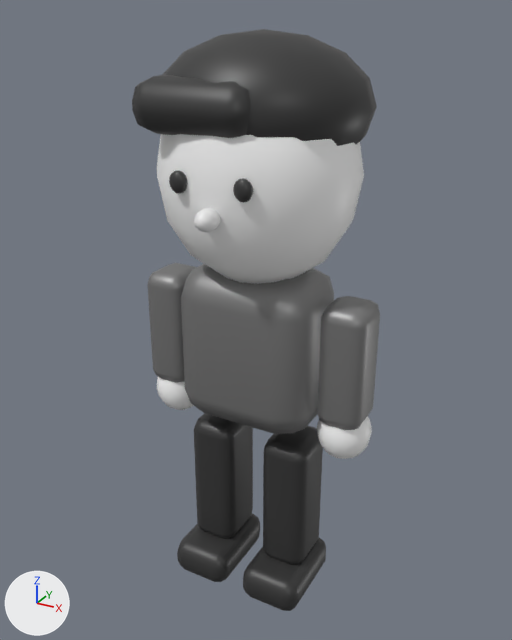
Before and after pictures for a commit that changed the Blender file models/city/boy.blend.
Rendered twice from a 50 mm lens placed at (0.798, -1.461, 1.592), pointed at (-0.012, 0.011, 0.856). Arrows for +X, +Y and +Z are at lower left; the lights stay in place. The first picture is the older version.

The first picture shows 'Hair', 'Hair fringe', 'Hand', 'Hand.001', 'Head', 'Jacket', 'Left shoe', 'LeftArm mesh', 'LeftLeg mesh', 'Nose', 'Right shoe', 'RightArm mesh', 'RightLeg mesh' and 2 more.
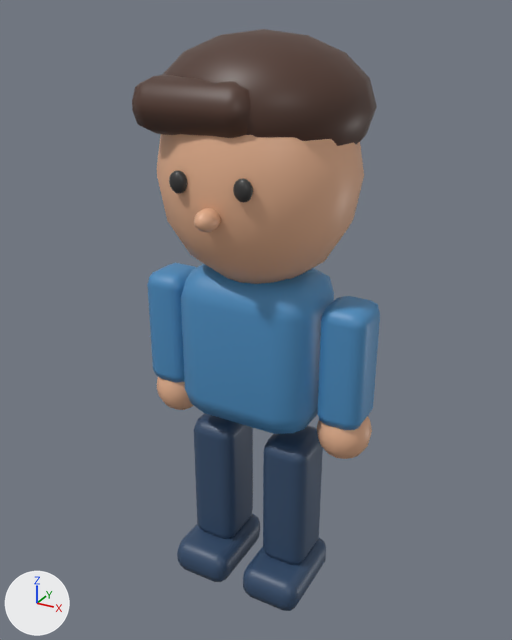
Where the change shows, as pixel boxes (x1, y1, x2, y2) in the pictures (512 x 640 px):
'Jacket', recoloured (grey to blue)
    both: (181, 264, 334, 434)
'RightLeg mesh', recoloured (dark grey to dark blue)
    both: (263, 425, 323, 565)
'RightArm mesh', recoloured (grey to blue)
    both: (317, 296, 380, 430)
'LeftLeg mesh', recoloured (dark grey to dark blue)
    both: (194, 413, 253, 539)
'LeftArm mesh', recoloured (grey to blue)
    both: (148, 263, 197, 383)
'Right shoe', recoloured (dark grey to dark blue)
    both: (243, 538, 326, 611)
'Left shoe', recoloured (dark grey to dark blue)
    both: (177, 513, 260, 582)
part 1 of me_sphere_013, recoloured (white to beige)
    both: (157, 134, 364, 284)
part 2 of me_sphere_014, recoloured (dark grey to brown)
    both: (162, 29, 371, 146)
part 3 of me_sphere_017, recoloured (white to beige)
    both: (194, 208, 221, 232)
part 4 of me_sphere_018, recoloured (white to beige)
    both: (157, 377, 194, 410)
part 5 of me_sphere_019, recoloured (white to beige)
    both: (317, 416, 372, 459)

Patch to the scene script:
```diff
--- a/models/city/boy.blend.py
+++ b/models/city/boy.blend.py
@@ mat_peach_skin @@
+mat_peach_skin = principled_material('Peach skin')
+mat_peach_skin.base_color = (0.799, 0.445, 0.275)  # beige #e7b28f
+mat_peach_skin.roughness = 0.45
@@ mat_chestnut_hair @@
+mat_chestnut_hair = principled_material('Chestnut hair')
+mat_chestnut_hair.base_color = (0.0823, 0.0369, 0.0242)  # brown #51362b
+mat_chestnut_hair.roughness = 0.45
@@ me_sphere_013 @@
 me_sphere_013.from_pydata(...)  # 114 vertices, 128 faces; spans x -1.0..1.0, y -1.0..1.0, z -1.0..1.0
 # used by ob_head; location = (0.0, 0.0, 1.24); scale = (0.25, 0.22, 0.27)
+# me_sphere_013 part 1: 128 faces spanning x -1.0..1.0, y -1.0..1.0, z -1.0..1.0 switch from mat_porcelain (white #fafafa) to mat_peach_skin (beige #e7b28f)
@@ me_sphere_014 @@
 me_sphere_014.from_pydata(...)  # 114 vertices, 128 faces; spans x -1.0..1.0, y -1.0..1.0, z -1.0..1.0
 # used by ob_hair; location = (0.0, 0.025, 1.39); scale = (0.26, 0.23, 0.16)
+# me_sphere_014 part 2: 128 faces spanning x -1.0..1.0, y -1.0..1.0, z -1.0..1.0 switch from mat_ink (dark grey #353535) to mat_chestnut_hair (brown #51362b)
@@ me_sphere_017 @@
 me_sphere_017.from_pydata(...)  # 114 vertices, 128 faces; spans x -1.0..1.0, y -1.0..1.0, z -1.0..1.0
 # used by ob_nose; location = (0.0, -0.225, 1.18); scale = (0.026, 0.035, 0.025)
+# me_sphere_017 part 3: 128 faces spanning x -1.0..1.0, y -1.0..1.0, z -1.0..1.0 switch from mat_chalk (white #efefef) to mat_peach_skin (beige #e7b28f)
@@ me_cube_060 @@
 me_cube_060.from_pydata(...)  # 56 vertices, 54 faces; spans x -0.185..0.185, y -0.13..0.13, z -0.21..0.21
-me_cube_060.materials.append(mat_metal)  # grey #868686
+me_cube_060.materials.append(mat_blue_shirt)  # blue #4c8ec1
@@ me_cube_061 @@
 me_cube_061.from_pydata(...)  # 56 vertices, 54 faces; spans x -0.065..0.065, y -0.08..0.08, z -0.195..0.195
-me_cube_061.materials.append(mat_ink)  # dark grey #353535
+me_cube_061.materials.append(mat_navy_trousers)  # dark blue #354d6b
@@ me_cube_062 @@
 me_cube_062.from_pydata(...)  # 56 vertices, 54 faces; spans x -0.085..0.085, y -0.125..0.125, z -0.05..0.05
-me_cube_062.materials.append(mat_ink)  # dark grey #353535
+me_cube_062.materials.append(mat_navy_trousers)  # dark blue #354d6b
@@ me_cube_063 @@
 me_cube_063.from_pydata(...)  # 56 vertices, 54 faces; spans x -0.065..0.065, y -0.08..0.08, z -0.195..0.195
-me_cube_063.materials.append(mat_ink)  # dark grey #353535
+me_cube_063.materials.append(mat_navy_trousers)  # dark blue #354d6b
@@ me_cube_064 @@
 me_cube_064.from_pydata(...)  # 56 vertices, 54 faces; spans x -0.085..0.085, y -0.125..0.125, z -0.05..0.05
-me_cube_064.materials.append(mat_ink)  # dark grey #353535
+me_cube_064.materials.append(mat_navy_trousers)  # dark blue #354d6b
@@ me_cube_065 @@
 me_cube_065.from_pydata(...)  # 56 vertices, 54 faces; spans x -0.06..0.06, y -0.07..0.07, z -0.16..0.16
-me_cube_065.materials.append(mat_metal)  # grey #868686
+me_cube_065.materials.append(mat_blue_shirt)  # blue #4c8ec1
@@ me_sphere_018 @@
 me_sphere_018.from_pydata(...)  # 114 vertices, 128 faces; spans x -1.0..1.0, y -1.0..1.0, z -1.0..1.0
 # used by ob_hand; parent = ob_leftarm; location = (0.0, 0.0, -0.34); scale = (0.07, 0.07, 0.075)
+# me_sphere_018 part 4: 128 faces spanning x -1.0..1.0, y -1.0..1.0, z -1.0..1.0 switch from mat_porcelain (white #fafafa) to mat_peach_skin (beige #e7b28f)
@@ me_cube_066 @@
 me_cube_066.from_pydata(...)  # 56 vertices, 54 faces; spans x -0.06..0.06, y -0.07..0.07, z -0.16..0.16
-me_cube_066.materials.append(mat_metal)  # grey #868686
+me_cube_066.materials.append(mat_blue_shirt)  # blue #4c8ec1
@@ me_sphere_019 @@
 me_sphere_019.from_pydata(...)  # 114 vertices, 128 faces; spans x -1.0..1.0, y -1.0..1.0, z -1.0..1.0
 # used by ob_hand_001; parent = ob_rightarm; location = (0.0, 0.0, -0.34); scale = (0.07, 0.07, 0.075)
+# me_sphere_019 part 5: 128 faces spanning x -1.0..1.0, y -1.0..1.0, z -1.0..1.0 switch from mat_porcelain (white #fafafa) to mat_peach_skin (beige #e7b28f)
```
